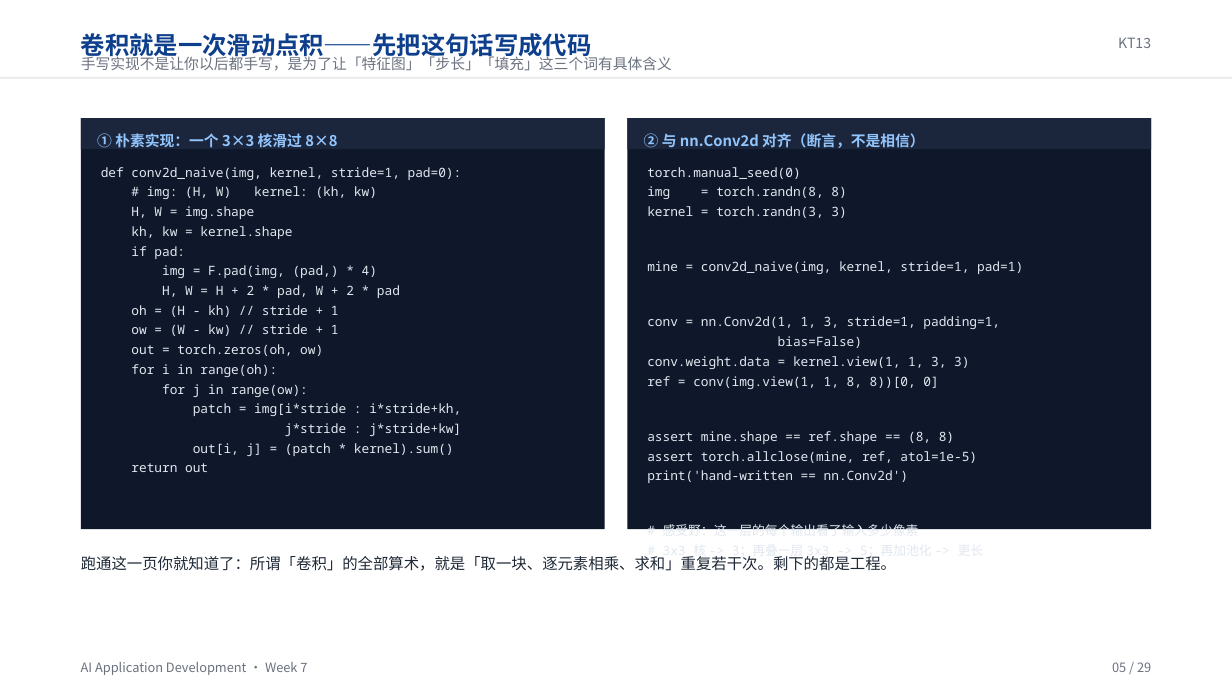
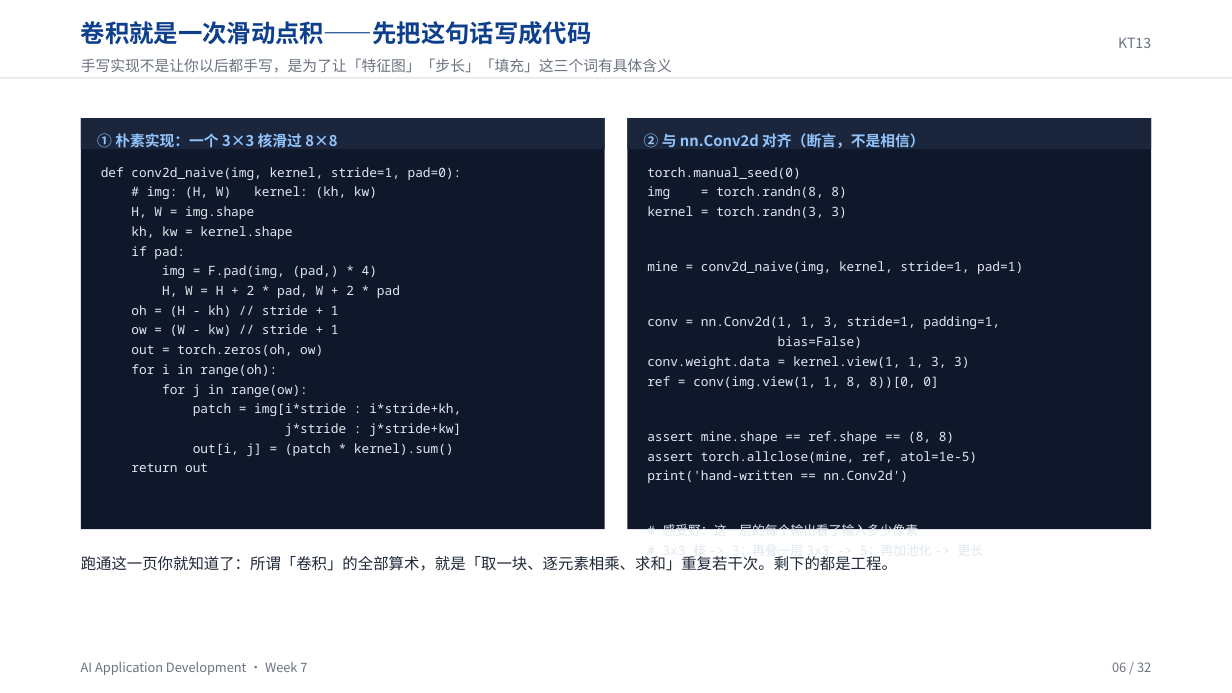
Before and after one commit to klausren/ai-application-development, a slide deck: slide 6 of lectures/week-07/lecture-zh.pptx (slide 5 before the commit). Drawn at 1232x693 pixels with LibreOffice and Linux fonts; fonts in the diff are those of the drawing. Boxes give left, top, right and bottom in pixels: in the first picture for what was removed or moved away, otherwise in the second. Text is boxed around its words. In the diff, an @@ line names an element or a change of style, - is before the commit and + after.

```diff
--- a/lectures/week-07/lecture-zh.pptx
+++ b/lectures/week-07/lecture-zh.pptx
@@ text "卷积就是一次滑动点积——先把这句话写成代码": place and size @@
-text "卷积就是一次滑动点积——先把这句话写成代码" at [81,33,592,60]
+text "卷积就是一次滑动点积——先把这句话写成代码" at [81,21,592,45]
@@ text "手写实现不是让你以后都手写，是为了让「特征图」「步长」「填充」这三个词有具体含义": place and size @@
-text "手写实现不是让你以后都手写，是为了让「特征图」「步长」「填充」这三个词有具体含义" at [81,54,672,71]
+text "手写实现不是让你以后都手写，是为了让「特征图」「步长」「填充」这三个词有具体含义" at [81,58,672,73]
@@ text at [1112,662,1151,672]: text changed @@
-05 / 29
+06 / 32
```
Also in this commit, not shown: 27 other slides changed, 3 slides added, 18 other files.
